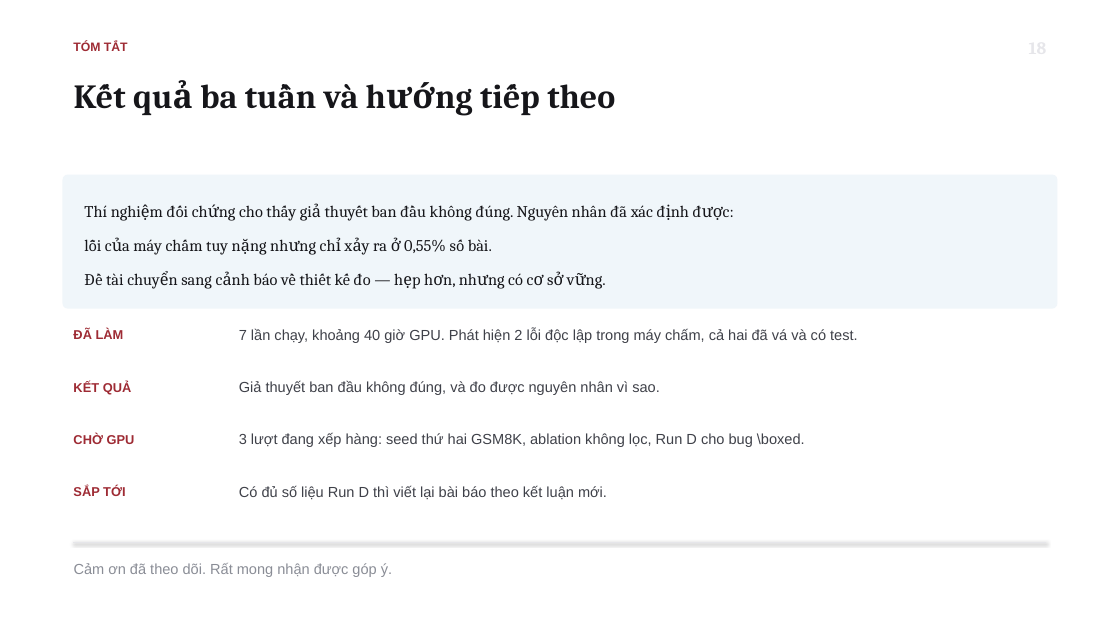
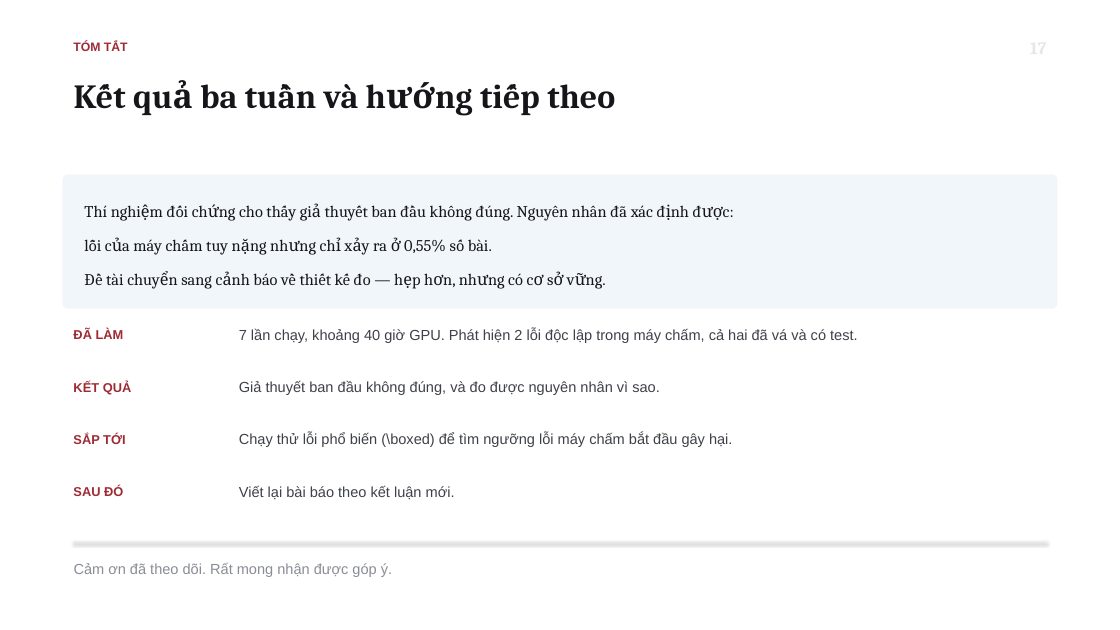
Before and after one commit to tsan2711/DACNTT_2026, a slide deck: slide 19 of BaoCaoTienDo_Tuan1-3_52300057_52300006.pptx (slide 20 before the commit). Drawn at 1120x630 pixels with LibreOffice and Linux fonts; fonts in the diff are those of the drawing. Boxes give left, top, right and bottom in pixels: in the first picture for what was removed or moved away, otherwise in the second. Text is boxed around its words. In the diff, an @@ line names an element or a change of style, - is before the commit and + after.

```diff
--- a/BaoCaoTienDo_Tuan1-3_52300057_52300006.pptx
+++ b/BaoCaoTienDo_Tuan1-3_52300057_52300006.pptx
@@ text "SẮP TỚI": place and size @@
-text "SẮP TỚI" at [73,486,125,496]
+text "SẮP TỚI" at [73,434,125,444]
@@ text removed at [73,434,135,444] @@
-CHỜ GPU
@@ text at [239,433,732,447]: text changed @@
-3 lượt đang xếp hàng: seed thứ hai GSM8K, ablation không lọc, Run D cho bug \boxed.
+Chạy thử lỗi phổ biến (\boxed) để tìm ngưỡng lỗi máy chấm bắt đầu gây hại.
@@ text added at [73,486,123,496], 11 pt, text #9E2B34, bold @@
+SAU ĐÓ
@@ text at [239,485,455,500]: text changed @@
-Có đủ số liệu Run D thì viết lại bài báo theo kết luận mới.
+Viết lại bài báo theo kết luận mới.
```
Also in this commit, not shown: 2 other slides changed, 3 slides added, 4 slides removed, 2 other files.
